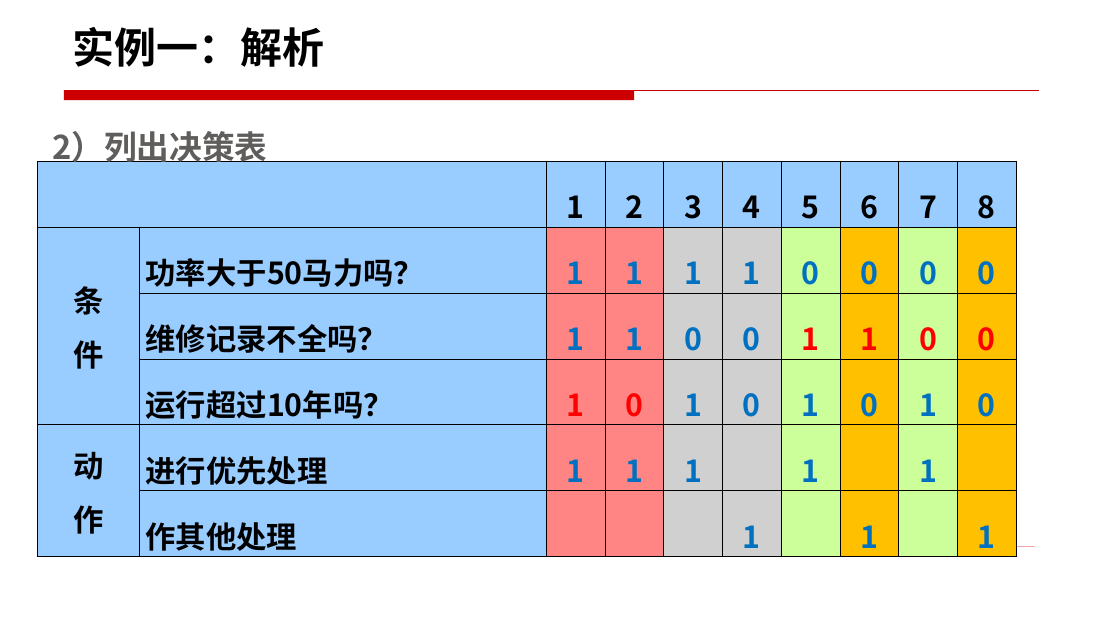
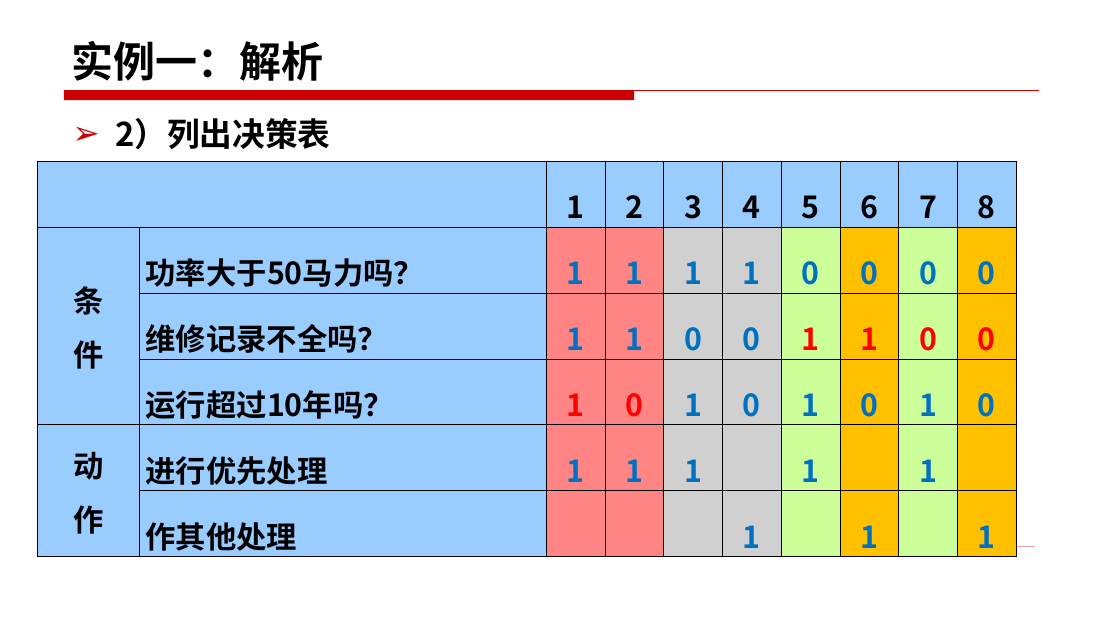
Before and after one commit to edu2act/course-foundation-software-tesing, a slide deck: slide 17 of materials/slides/3.4 .pptx. Drawn at 1120x630 pixels with LibreOffice and Linux fonts; fonts in the diff are those of the drawing. Boxes give left, top, right and bottom in pixels: in the first picture for what was removed or moved away, otherwise in the second. Text is boxed around its words. In the diff, an @@ line names an element or a change of style, - is before the commit and + after.

```diff
--- a/materials/slides/3.4 .pptx
+++ b/materials/slides/3.4 .pptx
@@ title "实例一：解析" moved from (x1=72, y1=27, x2=324, y2=67) to (x1=71, y1=41, x2=323, y2=81) @@
@@ text "2）列出决策表" moved from (x1=52, y1=131, x2=267, y2=168) to (x1=115, y1=118, x2=330, y2=149) @@
@@ text "2）列出决策表" at (x1=115, y1=118, x2=330, y2=149): text colour #5F5E5C to #000000; bullet none to ➢ @@
```
Also in this commit, not shown: 13 other slides changed, 13 other files.
